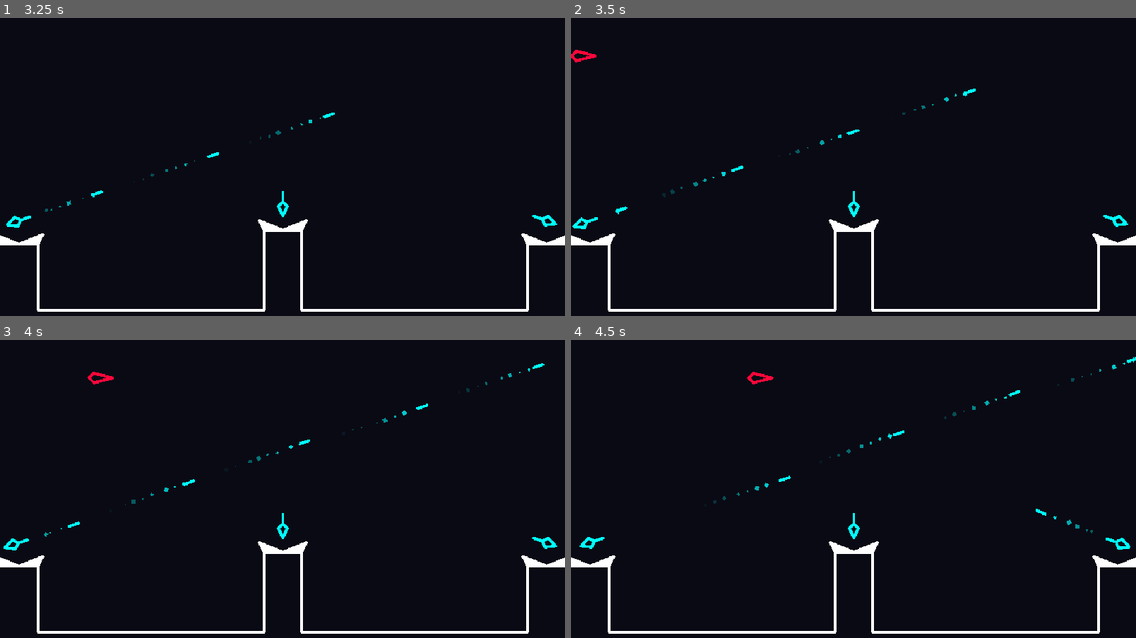
Above: before the commit, frames 1-4 (two rows, left to right).
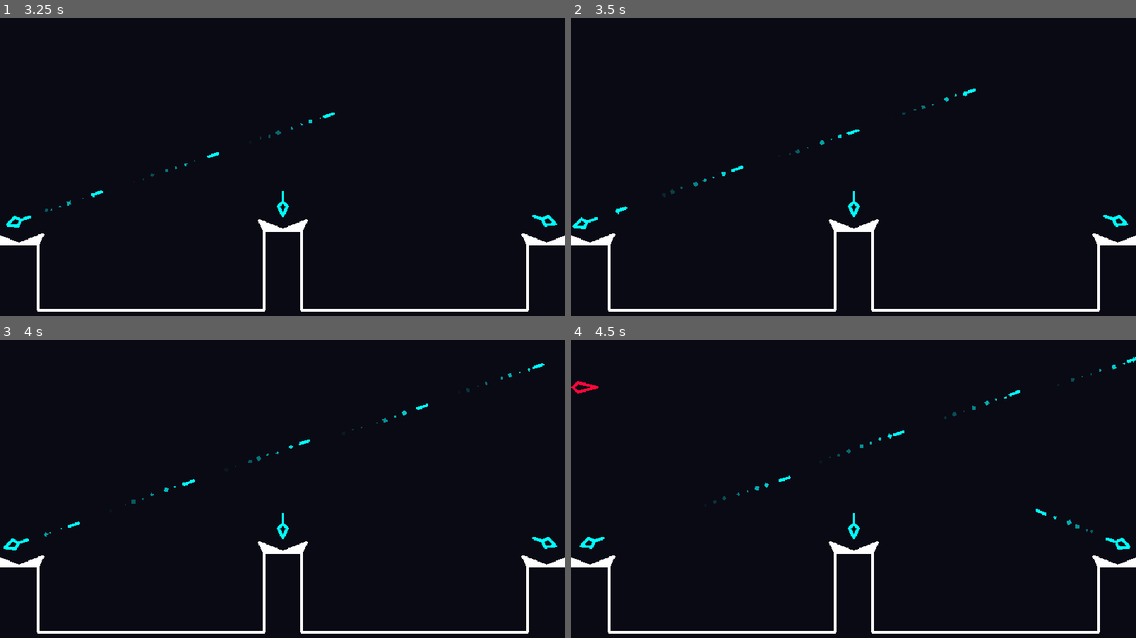
Above: after the commit, the same moments.

Repository: Paraldos/retro-stars
Game: Godot game, scene res://strato_defense/strato_defense.tscn
Same seed, same stepped clock (60 frames per second), same inputs: the game is played once before the commit and once after it.
Inputs:
- Up to frame 1 (3.25 s): tap Enter at 0.5, 2 s; hold Up (up) 0.53-2.03 s; tap Space at 1.25 s; hold A (left) from 2.03 s (still down)
- Up to frame 2 (3.5 s): keep holding A (left)
- Up to frame 3 (4 s): keep holding A (left)
- Up to frame 4 (4.5 s): release A (left) at 4.28 s; hold D (right) from 4.28 s (still down)

Frame 1 is identical in both runs. In frame 2, less than 0.1% of the frame differs, in the area x 0-5%, y 10-15%; in frame 3, less than 0.1%; in frame 4, 0.2%, in the area x 0-36%, y 10-19%.

Commit message:
details enemy template

Diff:
--- a/strato_defense/enemies/enemy_template.gd
+++ b/strato_defense/enemies/enemy_template.gd
@@ -4,6 +4,7 @@
 var spawn_pos_left = 0
 var spawn_pos_right = 0
 var rng = RandomNumberGenerator.new()
+var line = 1
 
 func _ready() -> void:
 	rng.randomize()
@@ -19,8 +20,9 @@
 	move_and_slide()
 
 func _on_area_2d_area_entered(area: Area2D) -> void:
-	if global_position.y > 220: queue_free()
-	global_position.y += 85
+	if line == 3: queue_free()
+	line += 1
+	global_position.y = line * spawn_pos_left.y
 	if global_position.x > 0:
 		global_position.x = spawn_pos_left.x
 	else:
--- a/strato_defense/strato_defense.tscn
+++ b/strato_defense/strato_defense.tscn
@@ -64,15 +64,15 @@
 unique_name_in_owner = true
 
 [node name="SpawnTimer" type="Timer" parent="."]
-wait_time = 3.0
+wait_time = 4.0
 autostart = true
 
 [node name="SpawnpointLeft" type="Marker2D" parent="."]
 unique_name_in_owner = true
-position = Vector2(-128, 64)
+position = Vector2(-126, 80)
 
 [node name="SpawnpointRight" type="Marker2D" parent="."]
 unique_name_in_owner = true
-position = Vector2(1088, 64)
+position = Vector2(1090, 80)
 
 [connection signal="timeout" from="SpawnTimer" to="." method="_on_spawn_timer_timeout"]
